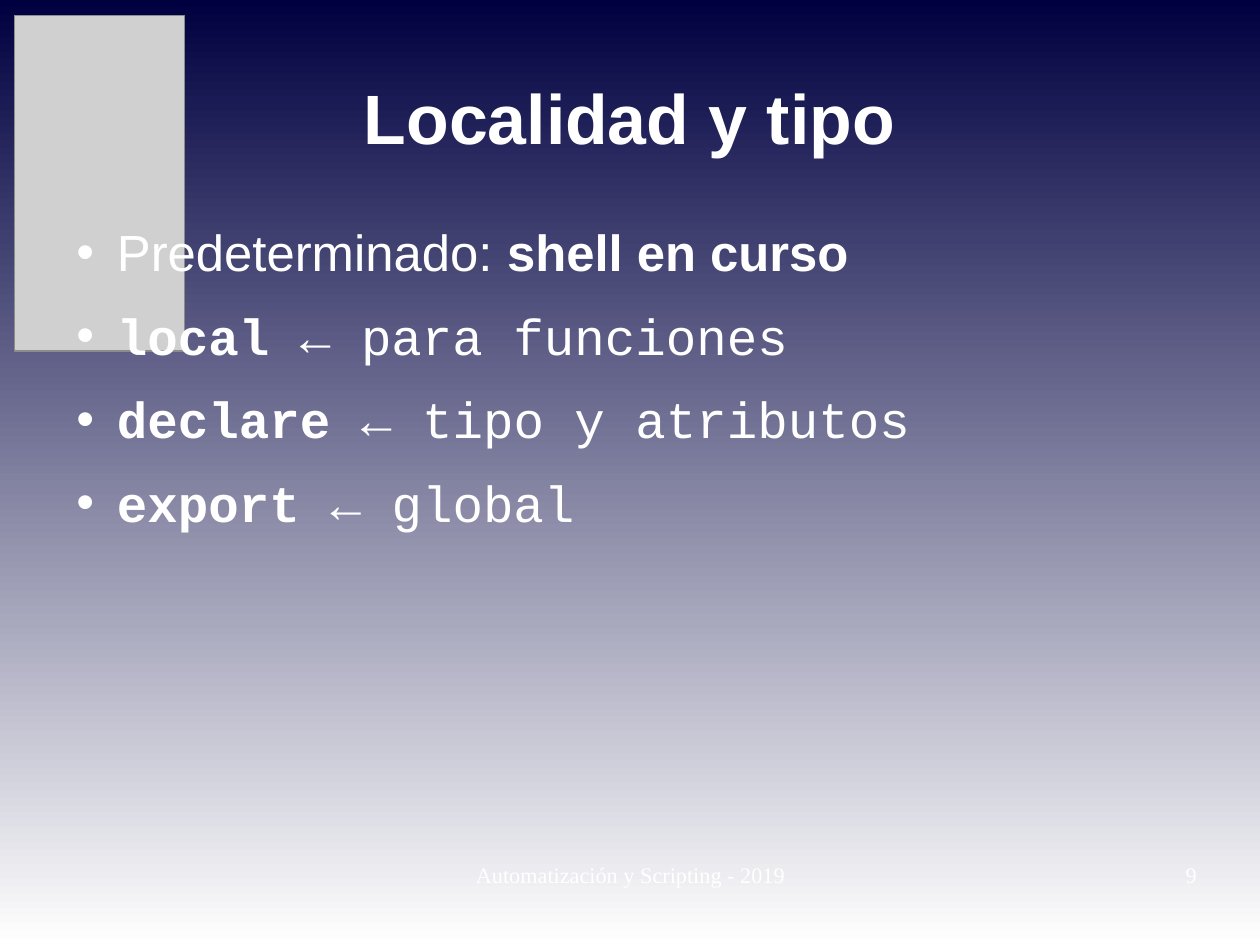
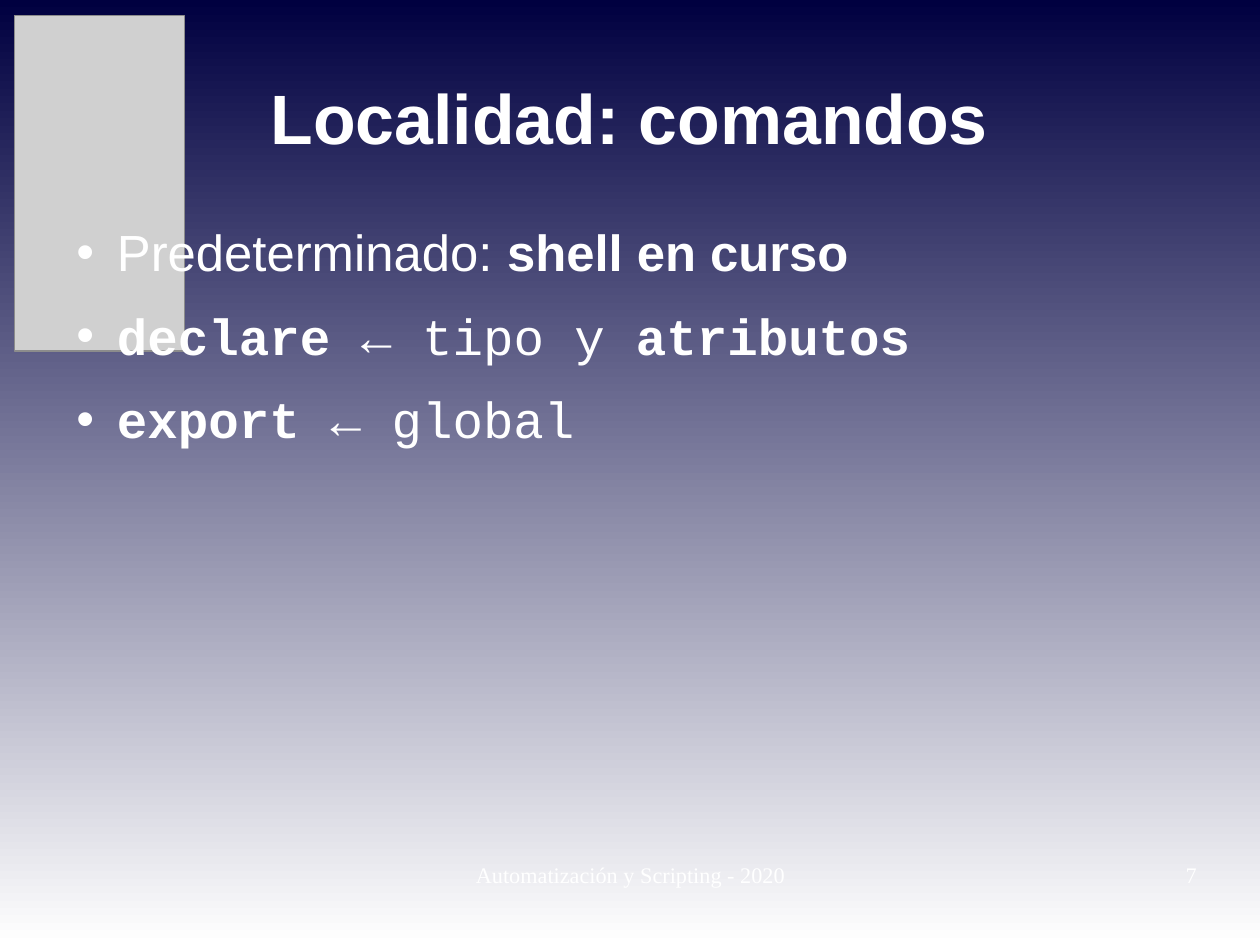
Before and after one commit to niniadcobre/-AutoyScripting, a slide deck: slide 7 of clases/AYS_clase03.odp (slide 9 before the commit). Drawn at 1260x945 pixels with LibreOffice and Linux fonts; fonts in the diff are those of the drawing; grey boxes stand for pictures. Boxes give left, top, right and bottom in pixels: in the first picture for what was removed or moved away, otherwise in the second. Text is boxed around its words. In the diff, an @@ line names an element or a change of style, - is before the commit and + after.

```diff
--- a/clases/AYS_clase03.odp
+++ b/clases/AYS_clase03.odp
@@ title at [271,93,988,145]: text changed @@
-Localidad y tipo
+Localidad: comandos
@@ text at [117,318,787,366]: paragraph removed @@
-• local ← para funciones
@@ text at [117,318,910,366]: bold on in "atributos" @@
```
Also in this commit, not shown: 10 other slides changed, 1 slide added, 6 other files.
